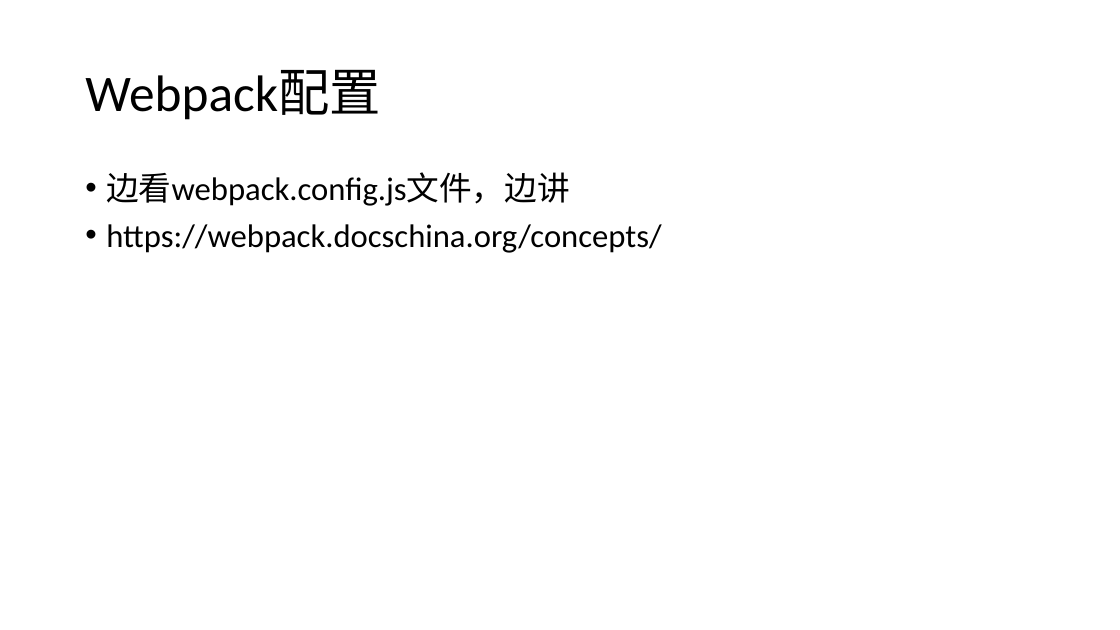
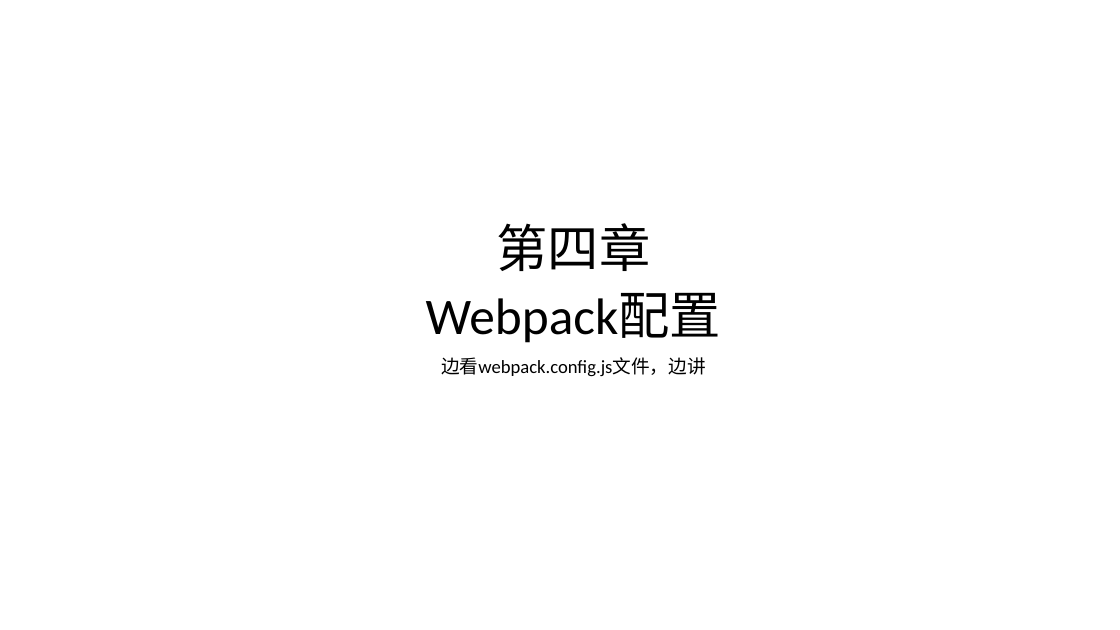
Before and after one commit to Cohen-Wang/workbench, a slide deck: slide 50 of cloud/webpack-ppt/培训 - webpack.pptx (slide 49 before the commit). Drawn at 1120x630 pixels with LibreOffice and Linux fonts; fonts in the diff are those of the drawing. Boxes give left, top, right and bottom in pixels: in the first picture for what was removed or moved away, otherwise in the second. Text is boxed around its words. In the diff, an @@ line names an element or a change of style, - is before the commit and + after.

```diff
--- a/cloud/webpack-ppt/培训 - webpack.pptx
+++ b/cloud/webpack-ppt/培训 - webpack.pptx
@@ title removed at <box>85,69,381,120</box> @@
-Webpack配置
@@ text at <box>106,224,661,253</box>: paragraph removed @@
-• https://webpack.docschina.org/concepts/
@@ text at <box>426,223,722,343</box>: paragraphs added @@
+第四章
+Webpack配置
@@ text at <box>441,357,706,377</box>: size 28 to 16 pt in "边看webpack.config.js文件，边讲"; alignment left to centre; bullet • to none @@
```
Also in this commit, not shown: 18 other slides changed, 3 slides added, 9 other files.
